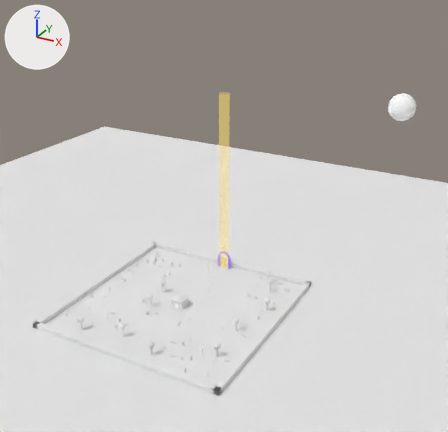
Two versions of the glTF model godot/models/levels/09-graveyard.glb, one commit apart.
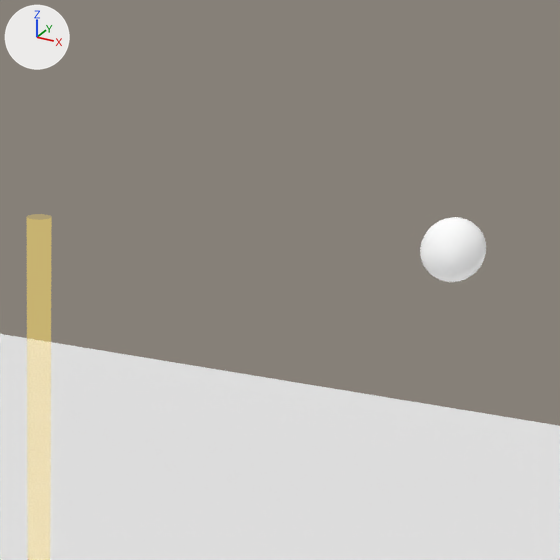
There are two pictures of each version: one whole from a camera (50 mm lens) standing at (121.2, -183.0, 135.7) and looking at (14.6, 10.8, 38.9), one close up on the part from 46% to 100% of the width and 0% to 56% of the height. Lighting does not change. The marker at upper left points along +X, +Y and +Z. The older version's two pictures come first. Where no turn or scale is listed for an object, it has been applied to the vertices.

The older version as bpy lines, for what is in view:
```python
me_mesh_11 = bpy.data.meshes.new('Mesh_11')
me_mesh_11.from_pydata(...)  # 42 vertices, 40 faces; spans x -2.2..2.2, y -2.2..2.2, z -40.0..40.0
me_mesh_11.materials.append(mat_material_9)
me_mesh_12 = bpy.data.meshes.new('Mesh_12')
me_mesh_12.from_pydata(...)  # a UV sphere (20 segments, 16 rings, poles along z) spanning x 54.0..66.0, y 84.0..96.0, z 64.0..76.0
me_mesh_12.materials.append(mat_glow__no_fog__no_shadow)  # its picture is missing
me_mesh_13 = bpy.data.meshes.new('Mesh_13')
me_mesh_13.from_pydata(...)  # 142 vertices, 134 faces; spans x -200.0..200.0, y -200.0..200.0, z 0.0
me_mesh_13.materials.append(mat_lit__no_shadow)  # its picture is missing
ob_beam = bpy.data.objects.new('beam', me_mesh_11)
ob_beam.location = (0.0, 37.5, 40.0)
ob_big__lit__no_shadow = bpy.data.objects.new('big (lit, no shadow)', me_mesh_13)
ob_big__lit__no_shadow.location = (0.0, 0.0, 0.0)
ob_square_3__5__glow__no_fog__no_shadow = bpy.data.objects.new('square 3,-5 (glow, no fog, no shadow)', me_mesh_12)
ob_square_3__5__glow__no_fog__no_shadow.location = (0.0, 0.0, 0.0)
```
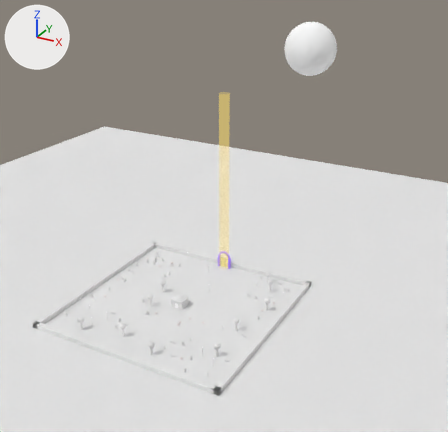
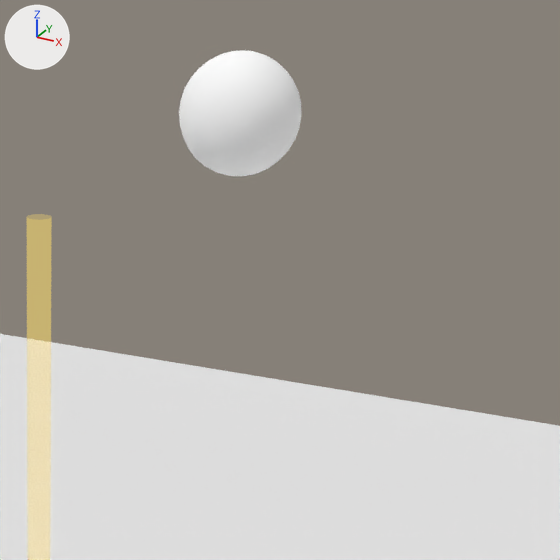
Changed parts and their boxes (x1, y1, x2, y2) in the close-ups (560 x 560 px):
'square 3,2 (glow, no fog, no shadow)', added: after (179, 50, 302, 176)
'square 3,-5 (glow, no fog, no shadow)', deleted: before (420, 217, 486, 282)

The edits, one by one:
Mesh me_mesh_12_1 is new.
It is a UV sphere (20 segments, 16 rings, poles along z) spanning x 62.13..74.13, y -51.42..-39.42, z 107.55..119.55.
It uses material mat_glow__no_fog__no_shadow (its picture is missing).
Object 'square 3,-5 (glow, no fog, no shadow)' (ob_square_3__5__glow__no_fog__no_shadow) is deleted.
Object 'square 3,2 (glow, no fog, no shadow)' (ob_square_3_2__glow__no_fog__no_shadow) is new; it shows me_mesh_12_1.
Its location is (0.0, 0.0, 0.0).
